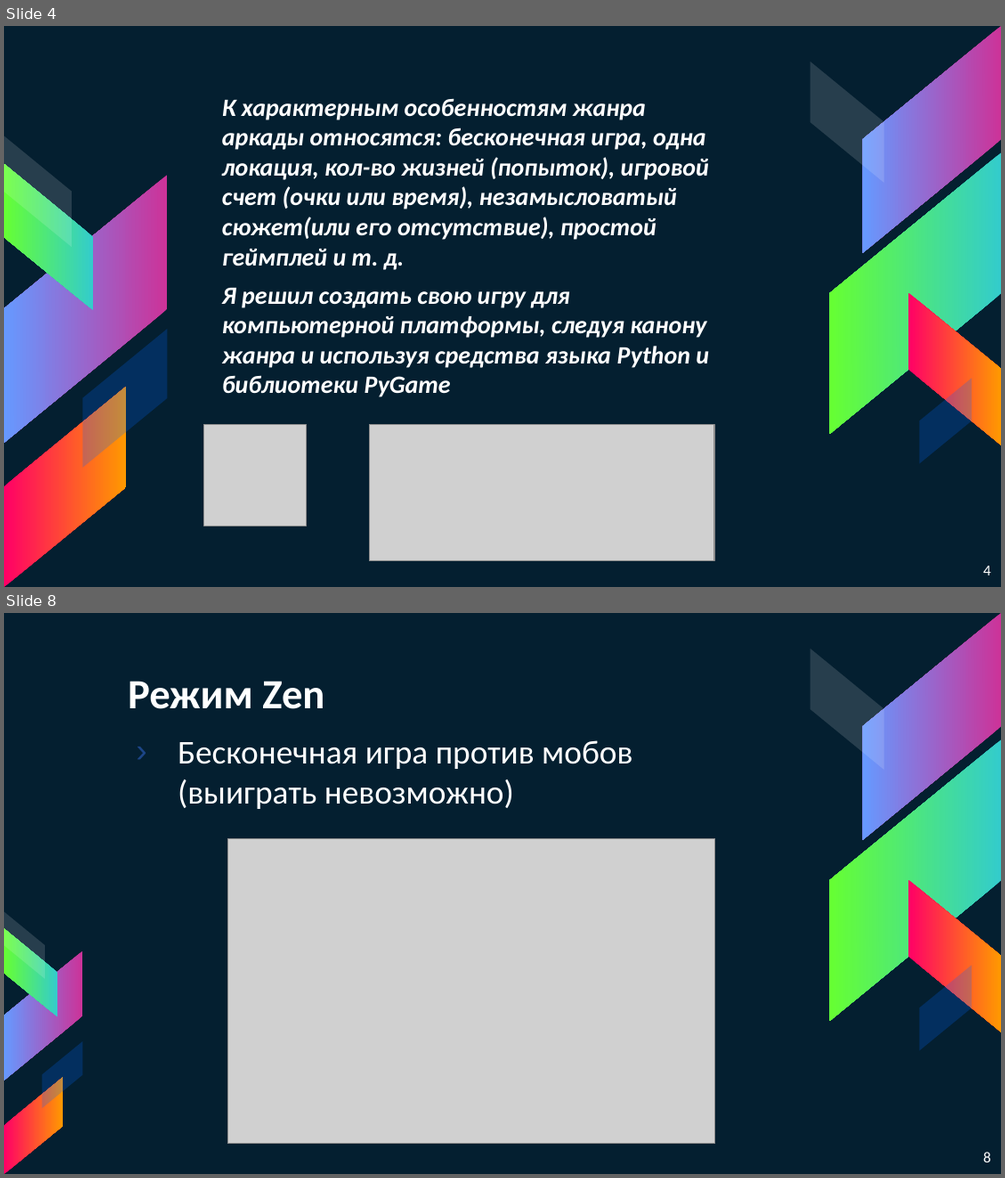
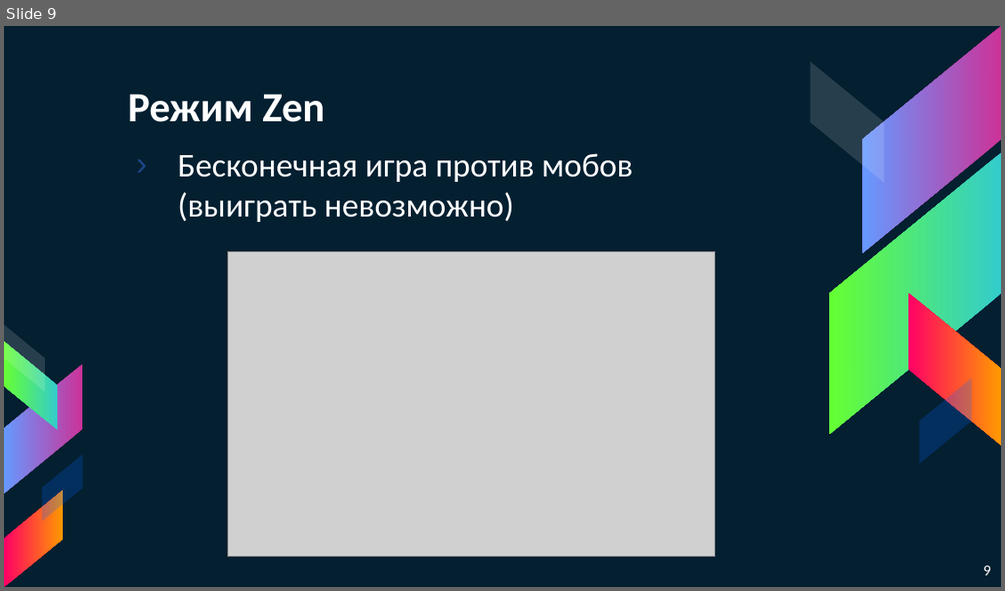
Before and after one commit to RomanRodionov/TheGame, a slide deck: Presentation.pptx. Shown one above the other, each under a label of ours: slides 4 and 8 before the commit, slide 9 after it; the slides between them are not shown. The pictures are 1005x1178 and 1005x591 pixels, drawn with LibreOffice and Linux fonts; fonts in the diff are those of the drawing; grey boxes stand for pictures. Boxes give left, top, right and bottom in pixels: in the first picture for what was removed or moved away, otherwise in the second. Text is boxed around its words. In the diff, an @@ line names an element or a change of style, - is before the commit and + after.

```diff
--- a/Presentation.pptx
+++ b/Presentation.pptx
@@ slide 4 removed at box(4, 26, 1001, 587), background #041F30; not listed: 5 template elements that a slide beside it also shows @@
@@ text removed at box(222, 98, 709, 397) @@
-К характерным особенностям жанра аркады относятся: бесконечная игра, одна локация, кол-во жизней (попыток), игровой счет (очки или время), незамысловатый сюжет(или его отсутствие), простой геймплей и т. д.
-Я решил создать свою игру для компьютерной платформы, следуя канону жанра и используя средства языка Python и библиотеки PyGame
@@ parallelogram removed at box(4, 136, 72, 247) @@
@@ parallelogram removed at box(4, 164, 93, 310) @@
@@ parallelogram removed at box(5, 175, 168, 443) @@
@@ parallelogram removed at box(82, 329, 168, 467) @@
@@ parallelogram removed at box(4, 386, 127, 587) @@
@@ picture removed at box(204, 424, 306, 525) @@
@@ picture removed at box(369, 424, 713, 560) @@
@@ page number removed at box(983, 565, 991, 575) @@
-4
@@ what was slide 8 is now slide 9 @@
@@ page number at box(983, 565, 991, 575): text changed @@
-8
+9
```
Also in this commit, not shown: 5 slides changed, 5 slides added, 4 other slides removed, 4 other files.
